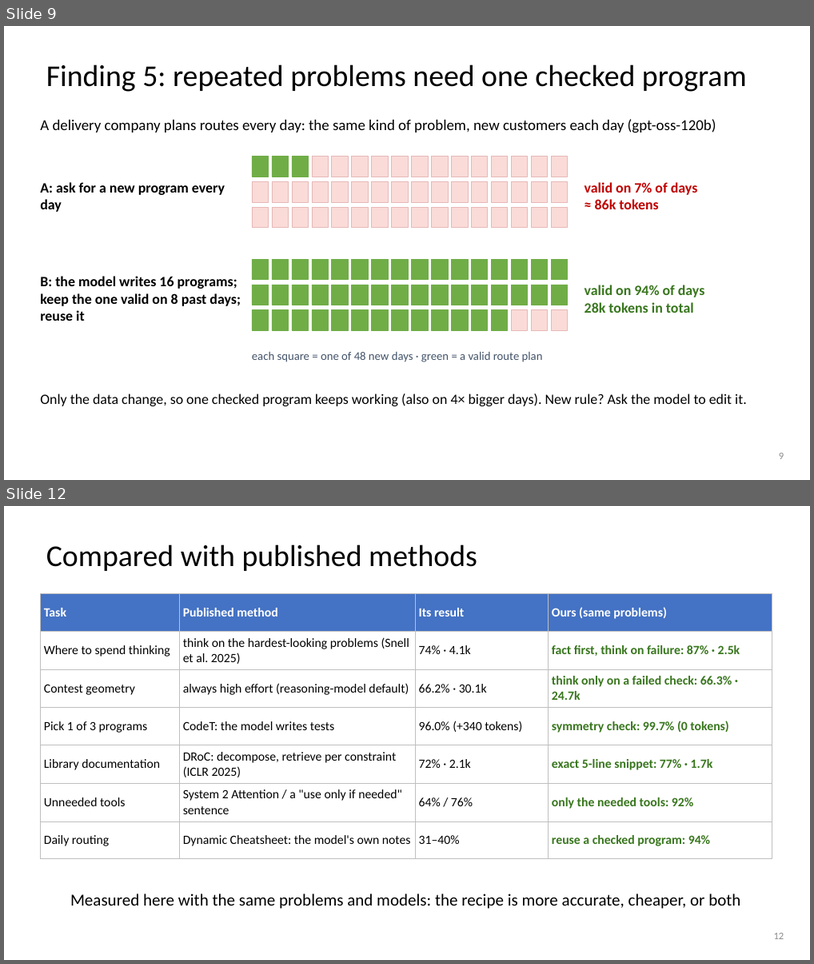
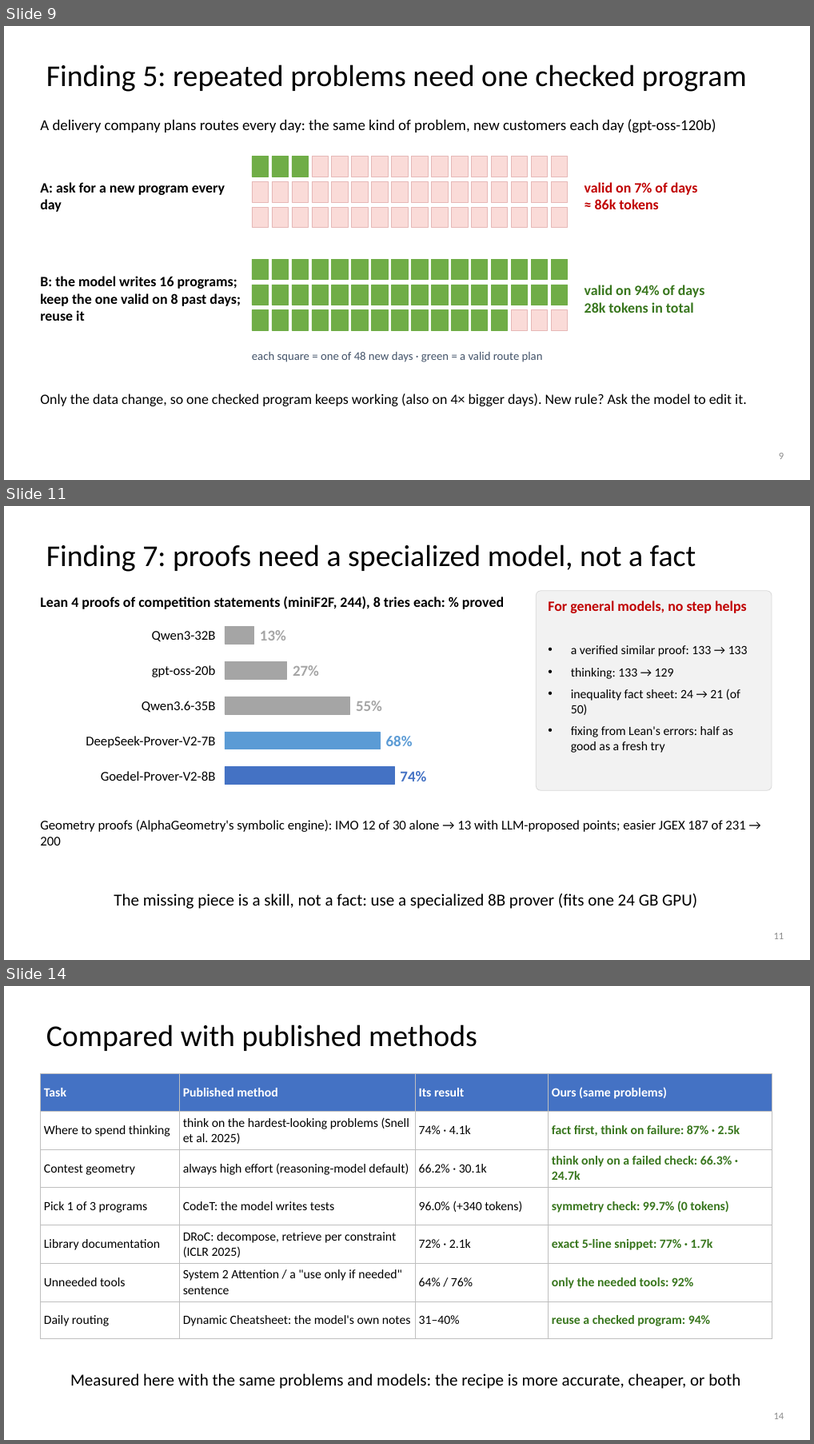
Before and after one commit to dlwns147/CSED490E_Project_Team5, a slide deck: PROPOSAL_slides.pptx. Shown one above the other, each under a label of ours: slides 9 and 12 before the commit, slides 9, 11 and 14 after it; the slides between them are not shown. The pictures are 814x964 and 814x1444 pixels, drawn with LibreOffice and Linux fonts; fonts in the diff are those of the drawing. Boxes give left, top, right and bottom in pixels: in the first picture for what was removed or moved away, otherwise in the second. Text is boxed around its words. In the diff, an @@ line names an element or a change of style, - is before the commit and + after.

```diff
--- a/PROPOSAL_slides.pptx
+++ b/PROPOSAL_slides.pptx
@@ slide 11 added at bbox=[4, 506, 810, 960], background #FFFFFF @@
@@ title added at bbox=[46, 544, 696, 572], 36 pt, text #000000 @@
+Finding 7: proofs need a specialized model, not a fact
@@ text added at bbox=[40, 596, 504, 609], 17 pt, text #000000, bold @@
+Lean 4 proofs of competition statements (miniF2F, 244), 8 tries each: % proved
@@ rounded rectangle added at bbox=[536, 591, 772, 790], fill #F2F2F2, outline #D9D9D9 0.75 pt @@
@@ text added at bbox=[548, 600, 747, 613], 17 pt, text #C00000, bold @@
+For general models, no step helps
@@ text added at bbox=[152, 631, 216, 642], 16 pt, text #000000 @@
+Qwen3-32B
@@ rectangle added at bbox=[225, 626, 254, 644], fill #A5A5A5, outline #A5A5A5 0.5 pt @@
@@ text added at bbox=[260, 630, 286, 640], 18 pt, text #A5A5A5, bold @@
+13%
@@ text added at bbox=[571, 645, 748, 752], 15 pt, text #000000 @@
+• a verified similar proof: 133 → 133
+• thinking: 133 → 129
+• inequality fact sheet: 24 → 21 (of 50)
+• fixing from Lean's errors: half as good as a fresh try
@@ text added at bbox=[152, 665, 216, 677], 16 pt, text #000000 @@
+gpt-oss-20b
@@ rectangle added at bbox=[225, 661, 287, 679], fill #A5A5A5, outline #A5A5A5 0.5 pt @@
@@ text added at bbox=[293, 665, 319, 676], 18 pt, text #A5A5A5, bold @@
+27%
@@ rectangle added at bbox=[225, 696, 350, 714], fill #A5A5A5, outline #A5A5A5 0.5 pt @@
@@ text added at bbox=[142, 700, 216, 712], 16 pt, text #000000 @@
+Qwen3.6-35B
@@ text added at bbox=[356, 700, 382, 711], 18 pt, text #A5A5A5, bold @@
+55%
@@ text added at bbox=[86, 736, 215, 748], 16 pt, text #000000 @@
+DeepSeek-Prover-V2-7B
@@ rectangle added at bbox=[225, 732, 380, 749], fill #5B9BD5, outline #5B9BD5 0.5 pt @@
@@ text added at bbox=[386, 736, 413, 746], 18 pt, text #5B9BD5, bold @@
+68%
@@ rectangle added at bbox=[225, 767, 394, 784], fill #4472C4, outline #4472C4 0.5 pt @@
@@ text added at bbox=[101, 771, 216, 780], 16 pt, text #000000 @@
+Goedel-Prover-V2-8B
@@ text added at bbox=[400, 771, 426, 781], 18 pt, text #4472C4, bold @@
+74%
@@ text added at bbox=[40, 820, 746, 845], 16 pt, text #000000 @@
+Geometry proofs (AlphaGeometry's symbolic engine): IMO 12 of 30 alone → 13 with LLM-proposed points; easier JGEX 187 of 231 → 200
@@ text added at bbox=[114, 893, 698, 908], 20 pt, text #000000 @@
+The missing piece is a skill, not a fact: use a specialized 8B prover (fits one 24 GB GPU)
@@ page number added at bbox=[774, 932, 785, 939], 12 pt, text #8C8C8C @@
+11
@@ what was slide 12 is now slide 14 @@
@@ page number at bbox=[774, 1412, 785, 1419]: text changed @@
-12
+14
```
Also in this commit, not shown: 3 slides changed, 1 other slide added, 10 other files.
